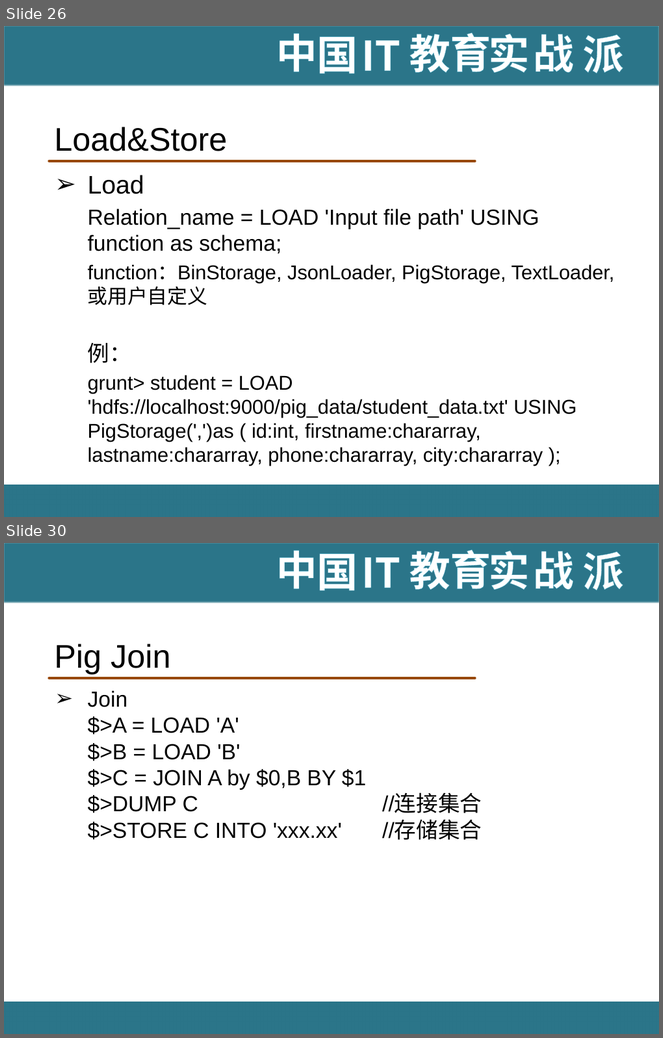
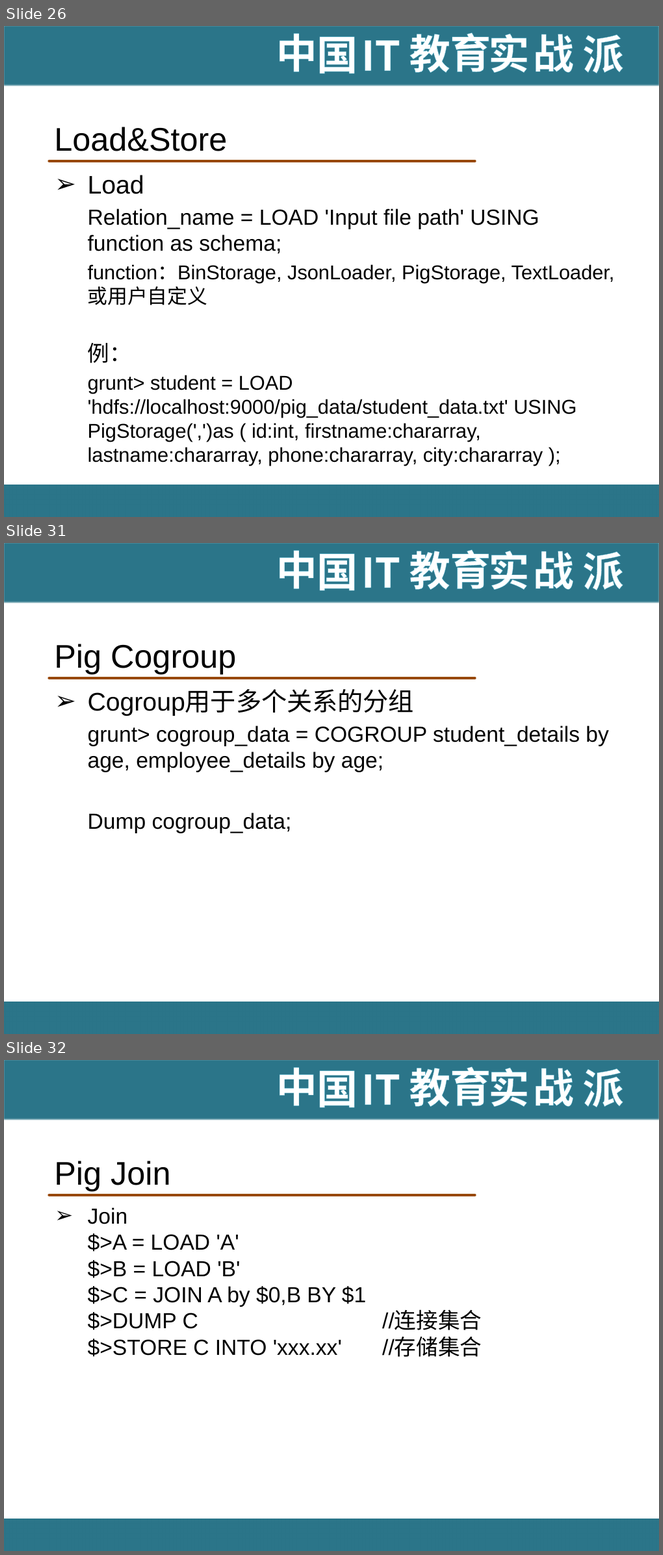
Before and after one commit to hanningxiao/BigData, a slide deck: [IT18掌www.it18zhang.com]Pig.pptx. Shown one above the other, each under a label of ours: slides 26 and 30 before the commit, slides 26, 31 and 32 after it; the slides between them are not shown. The pictures are 663x1038 and 663x1555 pixels, drawn with LibreOffice and Linux fonts; fonts in the diff are those of the drawing; background and template pictures are left out. Boxes give left, top, right and bottom in pixels: in the first picture for what was removed or moved away, otherwise in the second. Text is boxed around its words. In the diff, an @@ line names an element or a change of style, - is before the commit and + after.

```diff
--- a/[IT18掌www.it18zhang.com]Pig.pptx
+++ b/[IT18掌www.it18zhang.com]Pig.pptx
@@ slide 31 added at box(4, 543, 659, 1034), background #FFFFFF; not listed: 11 template elements that a slide beside it also shows @@
@@ title added at box(54, 644, 236, 674), 36 pt, text #000000 @@
+Pig Cogroup
@@ text added at box(88, 691, 608, 834), 24 pt, text #000000 @@
+➢ Cogroup用于多个关系的分组
+  grunt> cogroup_data = COGROUP student_details by age, employee_details by age;
+  Dump cogroup_data;
@@ what was slide 30 is now slide 32 @@
```
Also in this commit, not shown: 3 slides changed, 26 other slides added, 4 slides removed, 1 other file.
